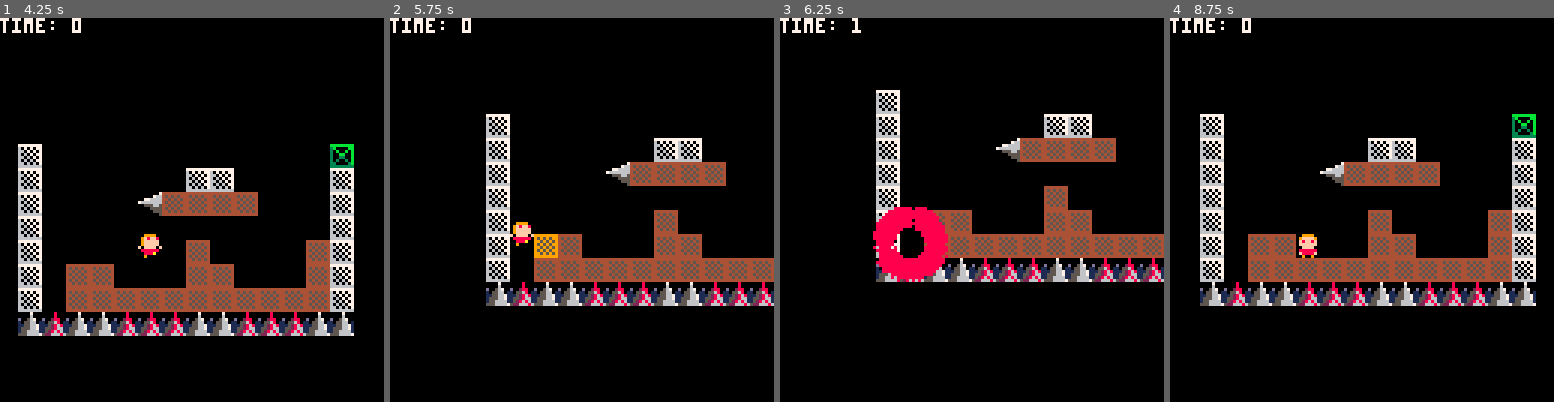
Above: before the commit, frames 1-4 (left to right).
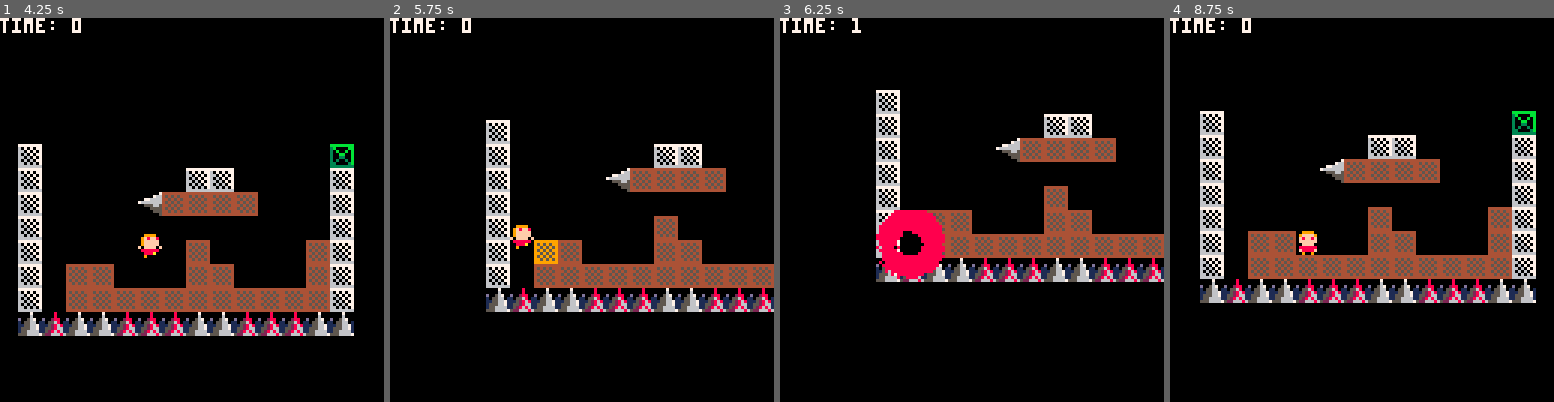
Above: after the commit, the same moments.

Repository: millwardesque/sizzle
Game: PICO-8 cartridge sizzle.p8
Two runs of this game, one before a commit and one after it. Both use one fixed random seed, a clock stepped at 60 frames per second and the inputs below.
Inputs:
- Up to frame 1 (4.25 s): tap X (X key) at 0.33, 1.07, 1.85, 2.97, 4.08 s; tap O (Z key) at 0.7, 1.7, 2.1, 2.5, 2.9, 3.3, 3.7, 4.1 s; hold Right 1.6-2.1 s; hold Up 2.15-2.42 s; hold Right 2.47-3.03 s; hold Left 3.08-3.58 s; hold Down 3.63-3.97 s; hold Right from 4.02 s (still down)
- Up to frame 2 (5.75 s): tap O (Z key) every 0.4 s from 4.5 to 5.7 s; release Right at 4.68 s; hold Up 4.73-5.03 s; hold Left 5.08-5.68 s; tap X (X key) at 5.2 s; hold Down from 5.73 s (still down)
- Up to frame 3 (6.25 s): release Down at 6.03 s; hold Right from 6.08 s (still down); tap O (Z key) at 6.1 s
- Up to frame 4 (8.75 s): tap X (X key) at 6.32, 7.43, 8.55 s; tap O (Z key) every 0.4 s from 6.5 to 8.5 s; release Right at 6.58 s; hold Right 6.63-7.13 s; hold Up 7.18-7.45 s; hold Right 7.5-8.07 s; hold Left 8.12-8.62 s; hold Down from 8.67 s (still down)

Frame 1 is identical in both runs. In frame 2, 9.0% of the frame differs, in the area x 25-100%, y 25-77%; in frame 3, 0.7%; in frame 4, 14%, in the area x 7-96%, y 24-75%.

Commit message:
Added wall-slide and fixed bug with destroying tiles.

Diff:
--- a/game.lua
+++ b/game.lua
@@ -239,6 +239,7 @@
 		idle = { 1, },
 		walk = { 2, 3 },
 		jump = { 4 },
+		wallslide = { 6 },
 		fall = { 4, 5 },
 		dead = { 0 },
 	}
@@ -281,6 +282,20 @@
 		self.jump_elapsed = 0
 	end
 
+	new_player.wall_slide = function(self)
+		self.is_wall_sliding = true
+		self.jump_count = 0
+		if self.is_jumping then
+			self.stop_jump(self)
+		end
+
+		set_anim_spr_animation(self.anim_controller, 'wallslide')
+	end
+
+	new_player.stop_wall_slide = function(self)
+		self.is_wall_sliding = false
+	end
+
 	-- Update player
 	new_player.update = function (self)
 		if self.is_dead then
@@ -290,11 +305,13 @@
 		else
 			if (self.is_jumping) then
 				if self.jump_elapsed < self.jump_duration then
-					new_player.velocity += g_physics.gravity * -self.jump_power
+					new_player.velocity += -1 * g_physics.gravity * self.jump_power
 					self.jump_elapsed += 1
 				else
 					self.stop_jump(self)
 				end
+			elseif (self.is_wall_sliding) then
+				new_player.velocity += -1 * g_physics.gravity * 0.5
 			end
 
 			self.update_physics(self)
@@ -335,12 +352,13 @@
 
 		local collisions = self.check_for_collisions(self, {}, 1)
 		self.is_on_ground = false
+		local has_wall_collision = false
 		for col in all(collisions) do
 			local tile = g_state.tile_manager.get_tile_at_cell(g_state.tile_manager, col.cell.x, col.cell.y)
 			g_log.log(tile_str(tile))
 
 			if tile.type == g_flags.normal then
-				tile.state = "warmup"
+				tile.set_state(tile, "warmup")
 			elseif tile.type == g_flags.instakill then
 				self.kill(self)
 				break
@@ -349,13 +367,24 @@
 				break
 			end
 
-			if col.is_ground_collision and tile.type ~= g_flags.instakill then
+			if col.is_ground_collision then
 				self.is_on_ground = true
 				self.jump_count = 0
 				if self.is_jumping then
 					self.stop_jump(self)
 				end
-			end
+
+				if self.is_wall_sliding then
+					self.stop_wall_slide(self)
+				end
+			elseif col.is_wall_collision and not self.is_jumping then
+				self.wall_slide(self)
+				has_wall_collision = true
+			end
+		end
+
+		if self.is_wall_sliding and not has_wall_collision then
+			self.stop_wall_slide(self)
 		end
 	end
 
@@ -439,6 +468,7 @@
 		if left_hand_intersection ~= nil then
 			if self.position.x < left_hand_intersection.position.x + 8 then
 				self.position.x = left_hand_intersection.position.x + 8
+				left_hand_intersection.is_wall_collision = true
 				add(collisions, left_hand_intersection)
 				return self.check_for_collisions(self, collisions, iteration + 1)
 			end
@@ -453,6 +483,7 @@
 		if right_hand_intersection ~= nil then
 			if self.position.x > right_hand_intersection.position.x - 8 then
 				self.position.x = right_hand_intersection.position.x - 8
+				right_hand_intersection.is_wall_collision = true
 				add(collisions, right_hand_intersection)
 				return self.check_for_collisions(self, collisions, iteration + 1)
 			end
@@ -500,6 +531,7 @@
 	t.cell_x = cell_x
 	t.cell_y = cell_y
 	t.type = type
+	t.is_dead = false
 
 	if t.type == g_flags.normal then
 		t.sprites = {16, 17, 18}
@@ -520,8 +552,7 @@
 			self.elapsed -= self.cooldown_rate
 
 			if self.elapsed <= 0 then
-				self.elapsed = 0
-				self.state = 'idle'
+				self.set_state(self, 'idle')
 			end
 
 			elapsed_changed = true
@@ -529,10 +560,9 @@
 			self.elapsed += self.warmup_rate
 
 			if self.elapsed >= self.max_duration then
-				self.elapsed = self.max_duration
-				self.state = 'destroyed'
+				self.set_state(self, 'destroyed')
 			else
-				self.state = 'cooldown'	-- This can be changed to warmup next frame if the tile is activated again
+				self.set_state(self, 'cooldown') -- This can be changed to warmup next frame if the tile is activated again
 			end
 			elapsed_changed = true
 		elseif self.state == 'destroyed' then
@@ -554,8 +584,21 @@
 	t.reset = function(self)
 		if self.type == g_flags.normal then
 			mset(self.cell_x, self.cell_y, self.sprites[1])
-			self.state = 'idle'
+
+			self.is_dead = false
+			self.set_state(self, 'idle')
+		end
+	end
+
+	t.set_state = function(self, state)
+		if not self.is_dead then
+			self.state = state
+		end
+
+		if self.state == 'idle' then
 			self.elapsed = 0
+		elseif self.state == 'destroyed' then
+			self.is_dead = true
 		end
 	end
 
@@ -605,8 +648,9 @@
 	end
 
 	tile_manager.update = function(self)
+		g_log.syslog("Updating tile manager")
 		for tile in all(self.active_tiles) do
-			if tile ~= 0 and tile.state == 'destroyed' then
+			if tile ~= 0 and tile.is_dead then
 				del(self.active_tiles, tile)
 				del(g_state.scene, tile)
 				mset(tile.cell_x, tile.cell_y, 0)
--- a/sizzle.p8
+++ b/sizzle.p8
@@ -242,6 +242,7 @@
 		idle = { 1, },
 		walk = { 2, 3 },
 		jump = { 4 },
+		wallslide = { 6 },
 		fall = { 4, 5 },
 		dead = { 0 },
 	}
@@ -284,6 +285,20 @@
 		self.jump_elapsed = 0
 	end
 
+	new_player.wall_slide = function(self)
+		self.is_wall_sliding = true
+		self.jump_count = 0
+		if self.is_jumping then
+			self.stop_jump(self)
+		end
+
+		set_anim_spr_animation(self.anim_controller, 'wallslide')
+	end
+
+	new_player.stop_wall_slide = function(self)
+		self.is_wall_sliding = false
+	end
+
 	-- Update player
 	new_player.update = function (self)
 		if self.is_dead then
@@ -293,11 +308,13 @@
 		else
 			if (self.is_jumping) then
 				if self.jump_elapsed < self.jump_duration then
-					new_player.velocity += g_physics.gravity * -self.jump_power
+					new_player.velocity += -1 * g_physics.gravity * self.jump_power
 					self.jump_elapsed += 1
 				else
 					self.stop_jump(self)
 				end
+			elseif (self.is_wall_sliding) then
+				new_player.velocity += -1 * g_physics.gravity * 0.5
 			end
 
 			self.update_physics(self)
@@ -338,12 +355,13 @@
 
 		local collisions = self.check_for_collisions(self, {}, 1)
 		self.is_on_ground = false
+		local has_wall_collision = false
 		for col in all(collisions) do
 			local tile = g_state.tile_manager.get_tile_at_cell(g_state.tile_manager, col.cell.x, col.cell.y)
 			g_log.log(tile_str(tile))
 
 			if tile.type == g_flags.normal then
-				tile.state = "warmup"
+				tile.set_state(tile, "warmup")
 			elseif tile.type == g_flags.instakill then
 				self.kill(self)
 				break
@@ -352,13 +370,24 @@
 				break
 			end
 
-			if col.is_ground_collision and tile.type ~= g_flags.instakill then
+			if col.is_ground_collision then
 				self.is_on_ground = true
 				self.jump_count = 0
 				if self.is_jumping then
 					self.stop_jump(self)
 				end
-			end
+
+				if self.is_wall_sliding then
+					self.stop_wall_slide(self)
+				end
+			elseif col.is_wall_collision and not self.is_jumping then
+				self.wall_slide(self)
+				has_wall_collision = true
+			end
+		end
+
+		if self.is_wall_sliding and not has_wall_collision then
+			self.stop_wall_slide(self)
 		end
 	end
 
@@ -442,6 +471,7 @@
 		if left_hand_intersection ~= nil then
 			if self.position.x < left_hand_intersection.position.x + 8 then
 				self.position.x = left_hand_intersection.position.x + 8
+				left_hand_intersection.is_wall_collision = true
 				add(collisions, left_hand_intersection)
 				return self.check_for_collisions(self, collisions, iteration + 1)
 			end
@@ -456,6 +486,7 @@
 		if right_hand_intersection ~= nil then
 			if self.position.x > right_hand_intersection.position.x - 8 then
 				self.position.x = right_hand_intersection.position.x - 8
+				right_hand_intersection.is_wall_collision = true
 				add(collisions, right_hand_intersection)
 				return self.check_for_collisions(self, collisions, iteration + 1)
 			end
@@ -503,6 +534,7 @@
 	t.cell_x = cell_x
 	t.cell_y = cell_y
 	t.type = type
+	t.is_dead = false
 
 	if t.type == g_flags.normal then
 		t.sprites = {16, 17, 18}
@@ -523,8 +555,7 @@
 			self.elapsed -= self.cooldown_rate
 
 			if self.elapsed <= 0 then
-				self.elapsed = 0
-				self.state = 'idle'
+				self.set_state(self, 'idle')
 			end
 
 			elapsed_changed = true
@@ -532,10 +563,9 @@
 			self.elapsed += self.warmup_rate
 
 			if self.elapsed >= self.max_duration then
-				self.elapsed = self.max_duration
-				self.state = 'destroyed'
+				self.set_state(self, 'destroyed')
 			else
-				self.state = 'cooldown'	-- This can be changed to warmup next frame if the tile is activated again
+				self.set_state(self, 'cooldown') -- This can be changed to warmup next frame if the tile is activated again
 			end
 			elapsed_changed = true
 		elseif self.state == 'destroyed' then
@@ -557,8 +587,21 @@
 	t.reset = function(self)
 		if self.type == g_flags.normal then
 			mset(self.cell_x, self.cell_y, self.sprites[1])
-			self.state = 'idle'
+
+			self.is_dead = false
+			self.set_state(self, 'idle')
+		end
+	end
+
+	t.set_state = function(self, state)
+		if not self.is_dead then
+			self.state = state
+		end
+
+		if self.state == 'idle' then
 			self.elapsed = 0
+		elseif self.state == 'destroyed' then
+			self.is_dead = true
 		end
 	end
 
@@ -608,8 +651,9 @@
 	end
 
 	tile_manager.update = function(self)
+		g_log.syslog("Updating tile manager")
 		for tile in all(self.active_tiles) do
-			if tile ~= 0 and tile.state == 'destroyed' then
+			if tile ~= 0 and tile.is_dead then
 				del(self.active_tiles, tile)
 				del(g_state.scene, tile)
 				mset(tile.cell_x, tile.cell_y, 0)
@@ -1238,13 +1282,13 @@
 end
 __gfx__
 00000000009999000099990000999900009999000099990000999900008888000000000000000000000000000000000000000000000000000000000000000000
-0000000009ffff9009fffff009fffff009f8ff8009f8ff8009f8ff80088888800008800000000000000000000000000000000000000000000000000000000000
-000000000f8ff8f009f8ff8009f8ff8009fffff009fffff009fffff0088888800088880000099000000000000000000000000000000000000000000000000000
+0000000009ffff9009fffff009fffff009f8ff8009f8ff8009fffff0088888800008800000000000000000000000000000000000000000000000000000000000
+000000000f8ff8f009f8ff8009f8ff8009fffff009fffff009f8ff80088888800088880000099000000000000000000000000000000000000000000000000000
 000000000ffffff009fffff009fffff009fffff009fffff009fffff0088888800888888000999900000aa0000005500000000000000000000000000000000000
-0000000000ffff0000ffff0000ffff00f0ffff0f00ffff00f0ffff0f808888080888888000999900000aa0000005500000000000000000000000000000000000
+0000000000ffff0000ffff0000ffff00f0ffff0f00ffff00f0ffff00808888080888888000999900000aa0000005500000000000000000000000000000000000
 00000000088888800888888008888880088888800888888008888880088888800088880000099000000000000000000000000000000000000000000000000000
-000000000f8888f00f8888f00f8888f000888a00f0888a0f00888a00008888000008800000000000000000000000000000000000000000000000000000000000
-000000000090090000900a0000a00900009000000090000000900000008000000000000000000000000000000000000000000000000000000000000000000000
+000000000f8888f00f8888f00f8888f000888a00f0888a0f0888880f008888000008800000000000000000000000000000000000000000000000000000000000
+000000000090090000900a0000a009000090000000900000900a0000008000000000000000000000000000000000000000000000000000000000000000000000
 4444444499999999aaaaaaaabbbbbbbb777777770000000000000000000000000000000000000000000000000000000000000000000000000000000000000000
 4545454495959599a5a5a5aa3b0000bb607070770000000000000000000000000000000000000000000000000000000000000000000000000000000000000000
 4454545499595959aa5a5a5a30b00b0b660707070000000000000000000000000000000000000000000000000000000000000000000000000000000000000000
